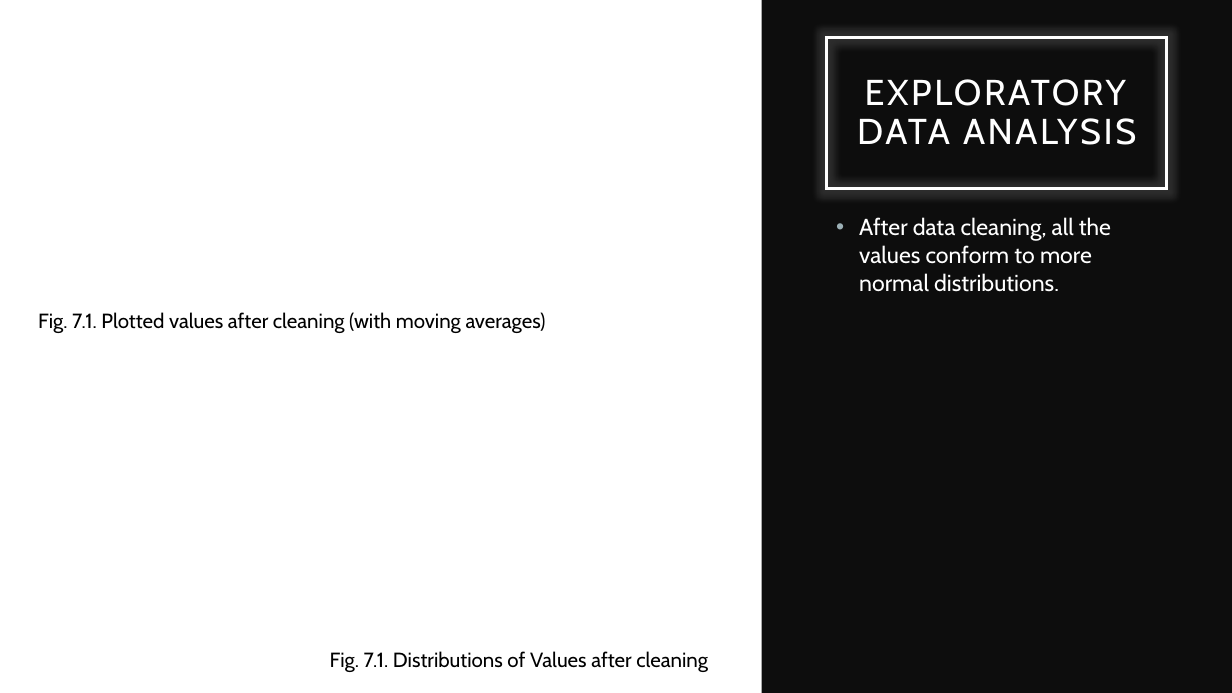
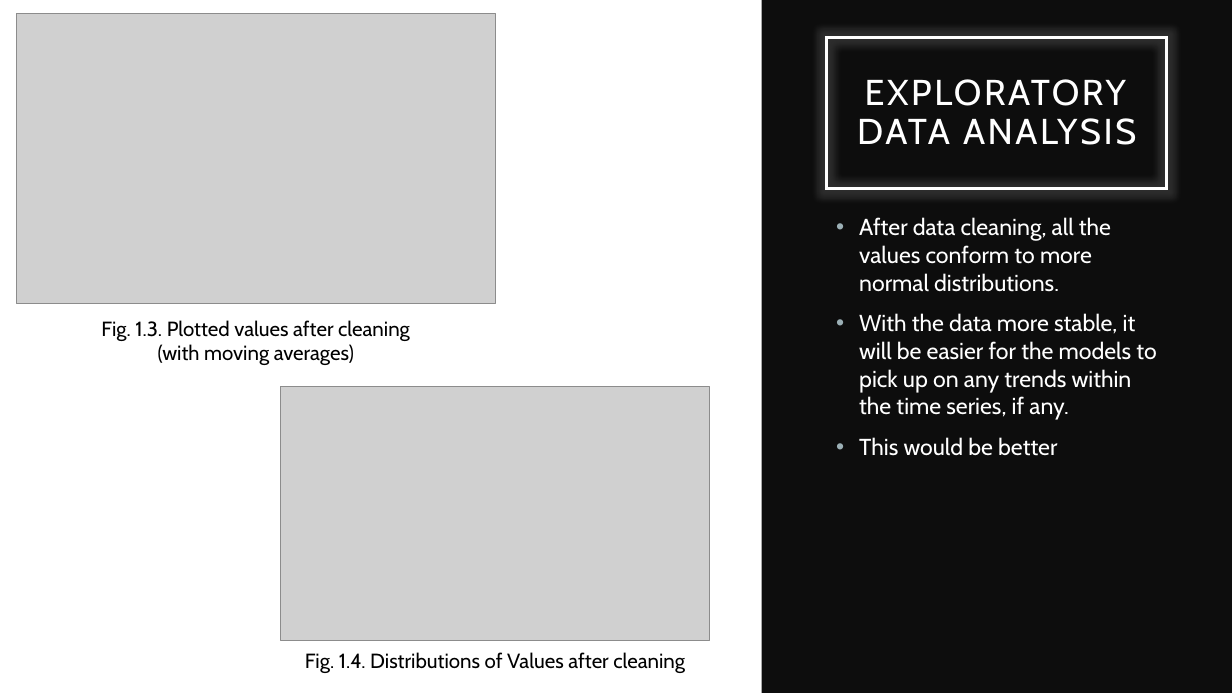
Before and after one commit to ethanolx/Air-Pollution-Mall-py, a slide deck: slide 4 of doc/part-a.pptx. Drawn at 1232x693 pixels with LibreOffice and Linux fonts; fonts in the diff are those of the drawing; grey boxes stand for pictures. Boxes give left, top, right and bottom in pixels: in the first picture for what was removed or moved away, otherwise in the second. Text is boxed around its words. In the diff, an @@ line names an element or a change of style, - is before the commit and + after.

```diff
--- a/doc/part-a.pptx
+++ b/doc/part-a.pptx
@@ picture added at bbox=[17, 13, 495, 303] @@
@@ text at bbox=[101, 320, 410, 365]: text changed @@
-Fig. 7.1. Plotted values after cleaning (with moving averages)
+Fig. 1.3. Plotted values after cleaning (with moving averages)
@@ text at bbox=[859, 313, 1156, 456]: paragraphs added @@
+• With the data more stable, it will be easier for the models to pick up on any trends within the time series, if any.
+• This would be better
@@ picture added at bbox=[281, 387, 711, 640] @@
@@ text at bbox=[305, 652, 685, 673]: text changed @@
-Fig. 7.1. Distributions of Values after cleaning
+Fig. 1.4. Distributions of Values after cleaning
```
Also in this commit, not shown: 6 other slides changed, 1 other file.
